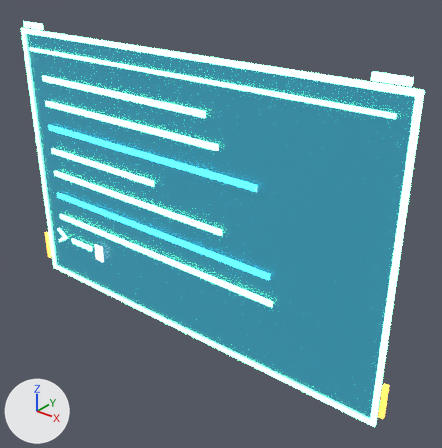
One commit to the glTF model assets/models/stations/holo_terminal.glb: the scene before it, then after it.
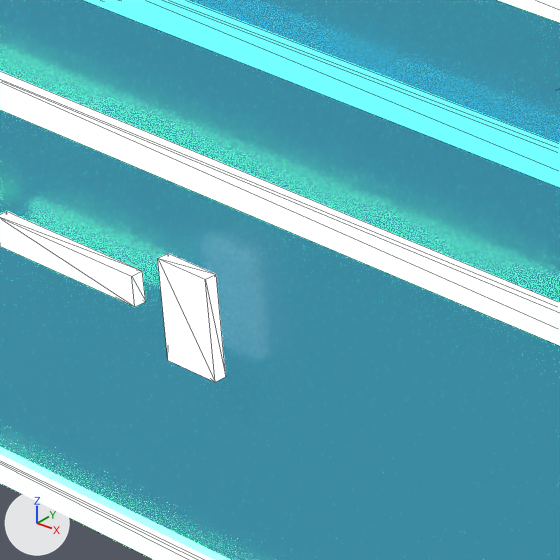
There are two pictures of each version: one whole from a camera (50 mm lens) standing at (0.639, -0.693, 0.677) and looking at (0.064, 0.027, 0.231), one close up on the part from 16% to 34% of the width and 46% to 64% of the height. The axes (+X, +Y, +Z) are drawn at lower left. The lights are the same throughout. The last two pictures show the newer version. The close-ups show mesh edges as thin lines.

The scene before the commit, as lines of its bpy script (objects in view):
```python
mat_paper = principled_material('Paper')
mat_paper.base_color = (0.93, 0.96, 1.0)  # white #f7faff
mat_paper.roughness = 0.6
mat_paper.emission_color = (0.85, 0.93, 1.0)  # white #edf7ff
mat_paper.emission_strength = 1.2
me_holo_terminal = bpy.data.meshes.new('holo_terminal')
me_holo_terminal.from_pydata(...)  # 168 vertices, 252 faces; spans x -0.396..0.396, y -0.012..0.002, z 0.001..0.522
# faces by material slot: [12, 180, 24, 24, 12]
me_holo_terminal.materials.append(mat_holodark)  # dark blue #193f50, glowing cyan #2789a0
me_holo_terminal.materials.append(mat_glowgreen)  # green #6cffa0, glowing green #6cffa0
me_holo_terminal.materials.append(mat_gloworange)  # orange #ffa645, glowing orange #ffa645
me_holo_terminal.materials.append(mat_glowcyan)  # cyan #3fddff, glowing cyan #3fddff
me_holo_terminal.materials.append(mat_paper)  # white #f7faff, glowing white #edf7ff
ob_holo_terminal = bpy.data.objects.new('holo_terminal', me_holo_terminal)
ob_holo_terminal.location = (0.0, 0.0, 0.0)
```
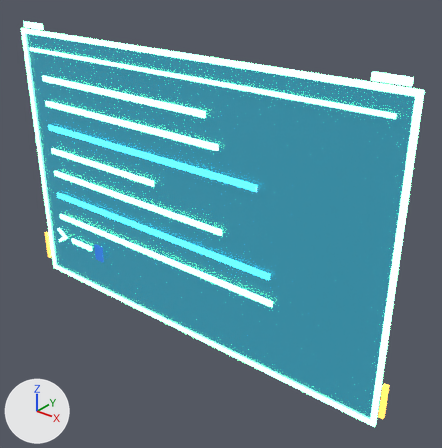
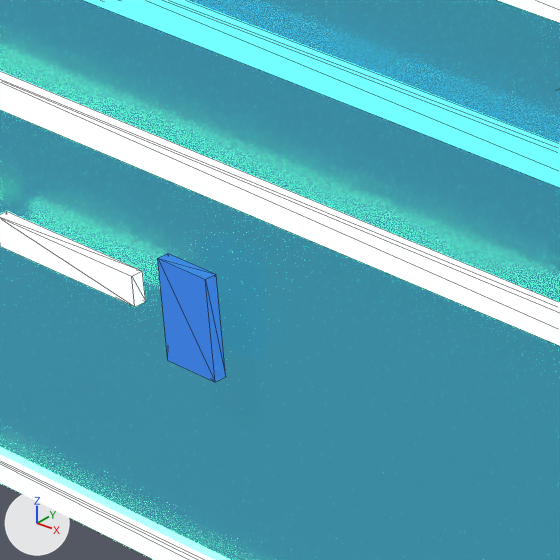
Changed parts and their boxes (x1, y1, x2, y2) in the close-ups (560 x 560 px):
'holo_terminal', recoloured: (154, 230, 278, 385) in both

What the commit changed:
Material 'Paper' (mat_paper) changes colour from white #f7faff to dark blue #193861; in linear values from (0.93, 0.96, 1.0) to (0.01, 0.04, 0.12).
In material 'Paper' (mat_paper), emission_color goes from (0.85, 0.93, 1.0) (white #edf7ff) to (0.024, 0.16, 0.6) (blue #2b6fcb).
